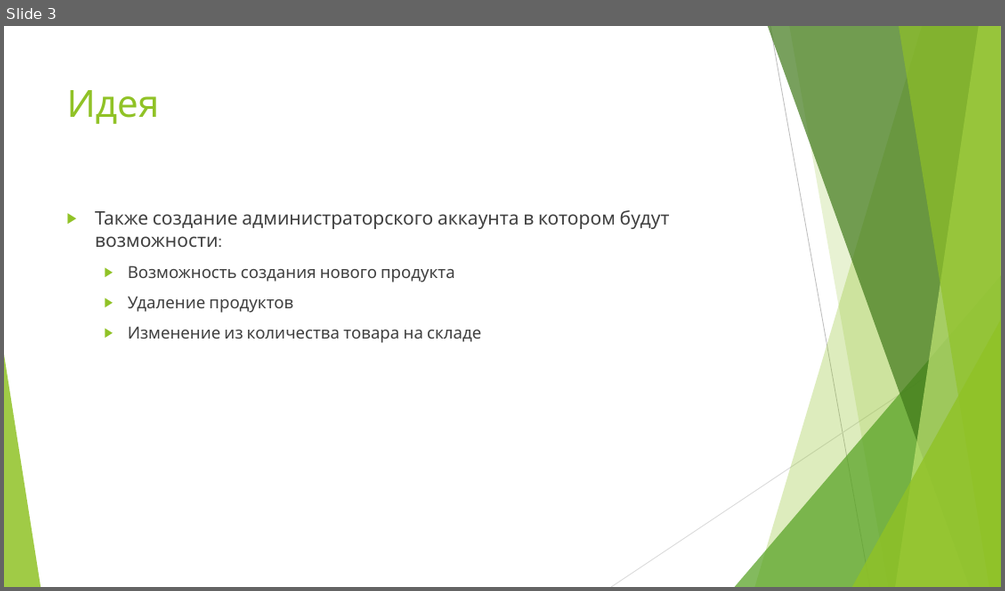
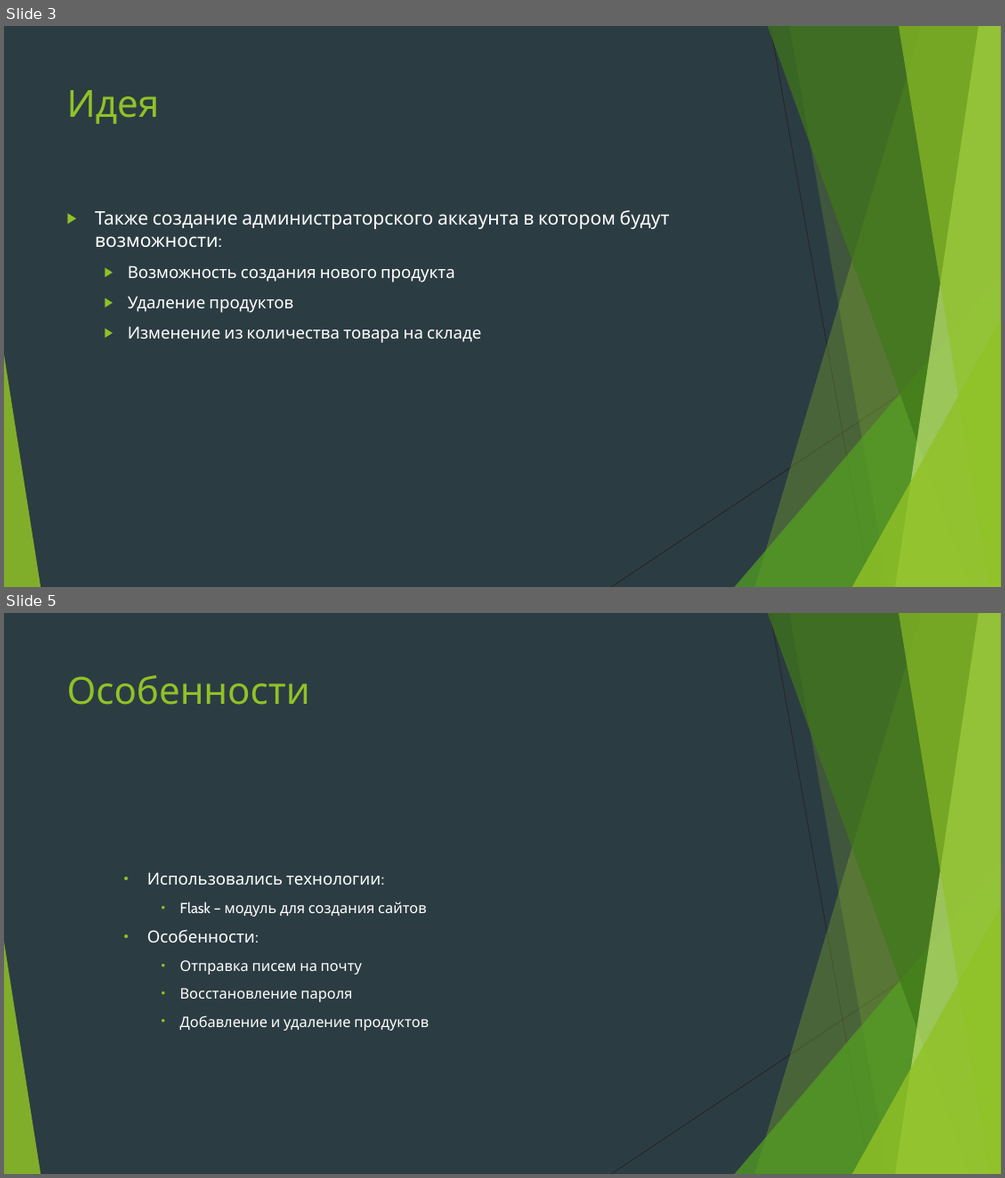
Before and after one commit to Neckto0/WEBproject, a slide deck: PythonWEBProject/ВЕБ сайт.pptx. Shown one above the other, each under a label of ours: slide 3 before the commit, slides 3 and 5 after it; the slides between them are not shown. The pictures are 1005x591 and 1005x1178 pixels, drawn with LibreOffice and Linux fonts; fonts in the diff are those of the drawing. Boxes give left, top, right and bottom in pixels: in the first picture for what was removed or moved away, otherwise in the second. Text is boxed around its words. In the diff, an @@ line names an element or a change of style, - is before the commit and + after.

```diff
--- a/PythonWEBProject/ВЕБ сайт.pptx
+++ b/PythonWEBProject/ВЕБ сайт.pptx
@@ slide 5 added at (4, 613, 1001, 1174), background #2C3C43; not listed: 10 template elements that a slide beside it also shows @@
@@ title added at (67, 675, 310, 705), 36 pt, text #90C226 @@
+Особенности
@@ text added at (147, 872, 429, 1030), 14 pt, text #FFFFFF @@
+  • Использовались технологии:
+    • Flask – модуль для создания сайтов
+  • Особенности:
+    • Отправка писем на почту
+    • Восстановление пароля
+    • Добавление и удаление продуктов
@@ slide 3 changed as well @@
@@ background #FFFFFF to #2C3C43 @@
@@ line (770, 26) - (870, 587): stroke #BFBFBF 0.75 pt to #262626 0.75 pt @@
@@ text "Также создание администраторского аккаунта в ..." at (95, 210, 670, 343): text colour #404040 to #FFFFFF @@
@@ line (1001, 328) - (611, 587): stroke #D9D9D9 0.75 pt to #262626 0.75 pt @@
```
Also in this commit, not shown: 2 other slides changed, 2 other slides added, 1 slide removed.
